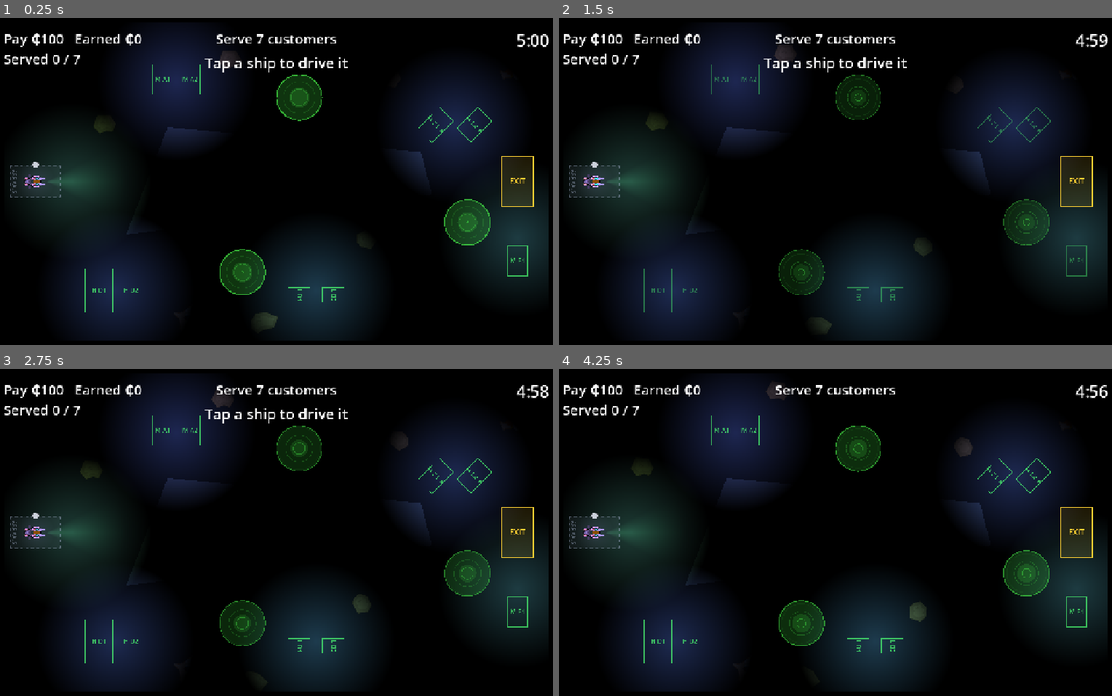
Above: before the commit, frames 1-4 (two rows, left to right).
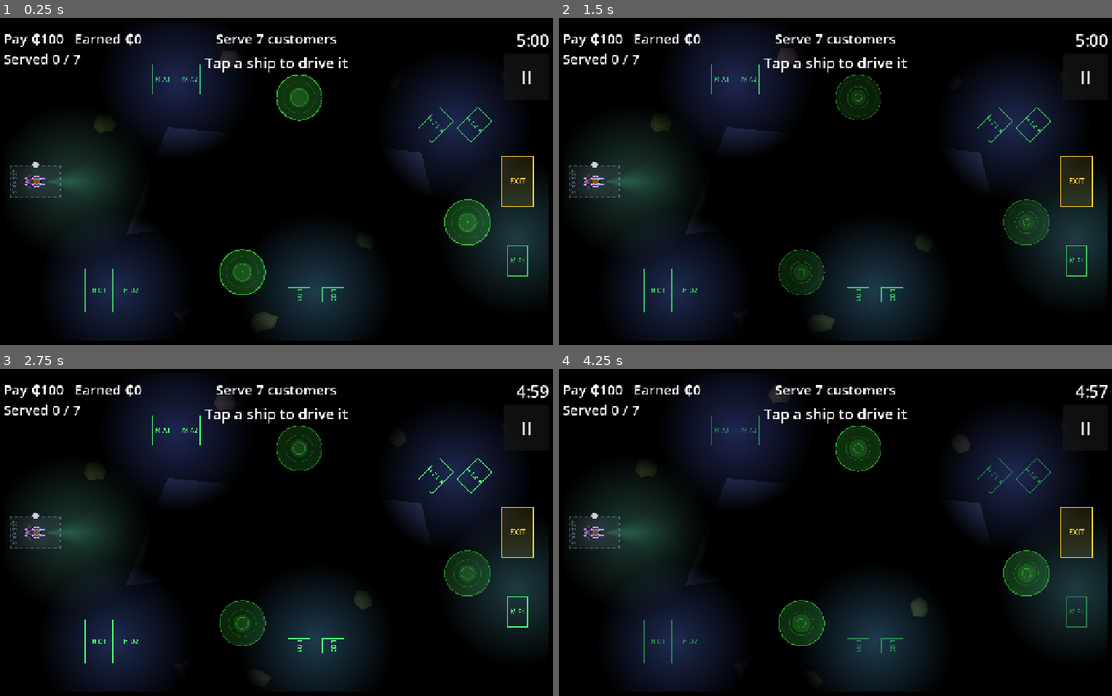
Above: after the commit, the same moments.

Repository: Ennius5/parkin-space
Game: Godot game, scene res://scenes/levels/Level03.tscn
Same seed, same stepped clock (60 frames per second), same inputs: the game is played once before the commit and once after it. This scene is started directly instead of the project's main scene. Sound files missing from this copy of the repository are replaced by a short silence.
Inputs (mouse positions are in pixels of both pictures, inside the frame that each line leads up to):
- Up to frame 1 (0.25 s): no input
- Up to frame 2 (1.5 s): click (1084, 76) at 0.5 s, where only the run after the commit has a clickable "II"; click (835, 122) at 1.25 s, where only the run after the commit has a clickable "Resume"
- Up to frame 3 (2.75 s): tap A (strafe_left) at 2 s; move the mouse to (248, 597) at 2.02 s; hold S (thrust_back) from 2.03 s (still down); hold R (stop_rotation) from 2.03 s (still down); click (248, 597) at 2.17 s
- Up to frame 4 (4.25 s): release S (thrust_back) at 2.75 s; release R (stop_rotation) at 2.75 s; tap A (strafe_left) at 2.75, 3.5 s; drag from (1012, 581) to (807, 597) at 2.77 s; move the mouse to (658, 483) at 3.52 s; hold Q (rotate_left) from 3.53 s (still down); hold R (stop_rotation) from 3.53 s (still down)

The runs differ from the first frame. In frame 1, less than 0.1% of the frame differs, in the area x 94-97%, y 16-21%; in frame 2, 0.7%; in frame 3, 0.6%; in frame 4, 1.0%, in the area x 13-100%, y 4-90%.

Commit message:
feat: pause menu with sound toggle
Co-Authored-By: Claude Opus 5.5 <noreply@anthropic.com>

Diff:
--- a/project.godot
+++ b/project.godot
@@ -12,6 +12,7 @@
 
 config/name="Parkin' Space"
 run/main_scene="res://scenes/ui/Title.tscn"
+config/quit_on_go_back=false
 config/features=PackedStringArray("4.7", "GL Compatibility")
 config/icon="res://icon.svg"
 
--- a/scripts/Level.gd
+++ b/scripts/Level.gd
@@ -9,6 +9,7 @@
 	Color(0.7, 0.4, 0.9), Color(0.95, 0.5, 0.15), Color(0.9, 0.9, 0.92), Color(0.2, 0.75, 0.8),
 ]
 const SHIP_SCENE := preload("res://scenes/actors/Ship.tscn")
+const LEVEL_SELECT := "res://scenes/ui/LevelSelect.tscn"
 const RESULT_SCENE := "res://scenes/ui/Result.tscn"
 const CRASH_COST := 15  # dents this costly crunch instead of clang
 const REQUEST_BONUS := 20  # for parking a special request in the space they asked for
@@ -61,6 +62,8 @@
 var _orphan_hint_shown := false
 var _request_indexes: Array[int] = []  # queue positions of customers with a special request
 var _request_hint_shown := false
+var last_pause_action := ""  # "restart" or "quit" when scene changes are off (tests)
+var _pause_menu := PauseMenu.new()
 var _flung_at: Dictionary = {}  # ship or asteroid -> msec it was last flung out of a black hole
 
 @onready var _spaces: Node2D = $Spaces
@@ -90,6 +93,12 @@
 	GameState.current_level = level_number
 	_hud.set_goal(goal_text)
 	_controls.done_pressed.connect(_on_done_pressed)
+	_pause_menu.name = "PauseMenu"
+	add_child(_pause_menu)
+	_hud.pause_pressed.connect(open_pause)
+	_pause_menu.resume_pressed.connect(close_pause)
+	_pause_menu.restart_pressed.connect(_on_pause_restart)
+	_pause_menu.quit_pressed.connect(_on_pause_quit)
 	_picker.picked.connect(_on_picked)
 	_lot_camera.make_current()
 	Sound.play_level_music()
@@ -267,6 +276,9 @@
 ## Lot view: a tap picks the one ship near it, or lists them when there's a choice.
 ## A tap while the list is open closes it.
 func _unhandled_input(event: InputEvent) -> void:
+	if event.is_action_pressed("ui_cancel"):  # Escape on desktop, like the back gesture
+		open_pause()
+		return
 	var touch := event as InputEventScreenTouch
 	if touch == null or not touch.pressed:
 		return
@@ -759,3 +771,47 @@
 			if c.wants_space == label and not c.parked_once:
 				space.set_pin(c.color())
 				break
+
+
+
+# --- Pause ---
+
+func open_pause() -> void:
+	if _ended or _pause_menu.is_open():
+		return
+	get_tree().paused = true
+	_pause_menu.open()
+	Sound.play("open")
+
+
+func close_pause() -> void:
+	if not _pause_menu.is_open():
+		return
+	_pause_menu.close()
+	get_tree().paused = false
+	Sound.play("close")
+
+
+## Android's back gesture opens the pause menu during a shift, and closes it again.
+func _notification(what: int) -> void:
+	if what == NOTIFICATION_WM_GO_BACK_REQUEST:
+		if _pause_menu.is_open():
+			close_pause()
+		else:
+			open_pause()
+
+
+func _on_pause_restart() -> void:
+	_pause_menu.close()
+	get_tree().paused = false
+	last_pause_action = "restart"
+	if change_scene_on_end:
+		get_tree().reload_current_scene()
+
+
+func _on_pause_quit() -> void:
+	_pause_menu.close()
+	get_tree().paused = false
+	last_pause_action = "quit"
+	if change_scene_on_end:
+		get_tree().change_scene_to_file(LEVEL_SELECT)
--- a/scripts/ui/HUD.gd
+++ b/scripts/ui/HUD.gd
@@ -1,6 +1,8 @@
 class_name HUD
 extends CanvasLayer
 ## In-level heads-up display: goal, shift timer, pay, customers served and short hints.
+
+signal pause_pressed
 
 var _hint_left := 0.0
 
@@ -9,6 +11,21 @@
 @onready var _pay: Label = %Pay
 @onready var _customers: Label = %Customers
 @onready var _hint: Label = %Hint
+
+
+func _ready() -> void:
+	var pause := Button.new()
+	pause.name = "PauseButton"
+	pause.text = "II"
+	pause.add_theme_font_size_override("font_size", 40)
+	pause.anchor_left = 1.0
+	pause.anchor_right = 1.0
+	pause.offset_left = -140.0
+	pause.offset_right = -40.0
+	pause.offset_top = 80.0
+	pause.offset_bottom = 180.0  # 100 x 100, under the timer: thumb-sized
+	pause.pressed.connect(func() -> void: pause_pressed.emit())
+	$Root.add_child(pause)
 
 
 func _process(delta: float) -> void:
--- /dev/null
+++ b/scripts/ui/PauseMenu.gd
@@ -0,0 +1,82 @@
+class_name PauseMenu
+extends CanvasLayer
+## Pause screen over a level: Resume, Restart, Sound on/off, Quit. Runs while the tree is paused.
+
+signal resume_pressed
+signal restart_pressed
+signal quit_pressed
+
+var _panel := Control.new()
+
+
+func _init() -> void:
+	layer = 20
+	process_mode = Node.PROCESS_MODE_ALWAYS
+
+
+func _ready() -> void:
+	_panel.set_anchors_preset(Control.PRESET_FULL_RECT)
+	add_child(_panel)
+	var dim := ColorRect.new()
+	dim.color = Color(0, 0, 0, 0.6)
+	dim.set_anchors_preset(Control.PRESET_FULL_RECT)
+	_panel.add_child(dim)
+	var center := CenterContainer.new()
+	center.set_anchors_preset(Control.PRESET_FULL_RECT)
+	_panel.add_child(center)
+	var box := VBoxContainer.new()
+	box.add_theme_constant_override("separation", 20)
+	center.add_child(box)
+	var title := Label.new()
+	title.text = "Paused"
+	title.horizontal_alignment = HORIZONTAL_ALIGNMENT_CENTER
+	title.add_theme_font_size_override("font_size", 48)
+	box.add_child(title)
+	_add_button(box, "Resume", "Resume").pressed.connect(func() -> void: resume_pressed.emit())
+	_add_button(box, "Restart", "Restart").pressed.connect(func() -> void: restart_pressed.emit())
+	_add_button(box, "SoundToggle", "").pressed.connect(_on_sound_pressed)
+	_add_button(box, "Quit", "Quit to Level Select").pressed.connect(func() -> void: quit_pressed.emit())
+	Sound.wire_clicks(self)
+	refresh_sound_label()
+	_panel.visible = false
+
+
+func _add_button(box: VBoxContainer, node_name: String, text: String) -> Button:
+	var b := Button.new()
+	b.name = node_name
+	b.text = text
+	b.custom_minimum_size = Vector2(420, 96)  # thumb-sized
+	b.add_theme_font_size_override("font_size", 32)
+	box.add_child(b)
+	b.owner = self
+	b.unique_name_in_owner = true
+	return b
+
+
+func open() -> void:
+	refresh_sound_label()
+	_panel.visible = true
+
+
+func close() -> void:
+	_panel.visible = false
+
+
+func is_open() -> bool:
+	return _panel.visible
+
+
+func refresh_sound_label() -> void:
+	(get_node("%SoundToggle") as Button).text = "Sound: On" if GameState.sound_on else "Sound: Off"
+
+
+func _on_sound_pressed() -> void:
+	Sound.set_sound_on(not GameState.sound_on)
+	refresh_sound_label()
+
+
+## Escape on desktop closes the menu, like the back gesture.
+func _unhandled_input(event: InputEvent) -> void:
+	if is_open() and event.is_action_pressed("ui_cancel"):
+		get_viewport().set_input_as_handled()
+		resume_pressed.emit()
--- /dev/null
+++ b/tests/test_pause.gd
@@ -0,0 +1,110 @@
+extends TestCase
+
+const TEST_SAVE := "user://test_pause_save.cfg"
+
+var _real_save := ""
+var _real_sound := true
+
+
+func _level() -> Level:
+	_real_save = GameState.save_path
+	_real_sound = GameState.sound_on
+	GameState.save_path = TEST_SAVE
+	var level: Level = load("res://scenes/levels/Level01.tscn").instantiate()
+	level.change_scene_on_end = false
+	tree.root.add_child(level)
+	await tree.process_frame
+	return level
+
+
+func _done(level: Level) -> void:
+	tree.paused = false
+	level.free()
+	GameState.save_path = _real_save
+	GameState.sound_on = _real_sound
+	Sound.apply_mute()
+
+
+func _menu(level: Level) -> PauseMenu:
+	return level.get_node("PauseMenu") as PauseMenu
+
+
+func test_pause_button_pauses_the_game() -> void:
+	var level := await _level()
+	(level.get_node("HUD") as HUD).pause_pressed.emit()
+	assert_true(tree.paused)
+	assert_true(_menu(level).is_open())
+	_menu(level).get_node("%Resume").pressed.emit()
+	assert_false(tree.paused)
+	assert_false(_menu(level).is_open())
+	_done(level)
+
+
+func test_hud_has_a_thumb_sized_pause_button() -> void:
+	var level := await _level()
+	var button := level.get_node("HUD").find_child("PauseButton", true, false) as Button
+	assert_true(button != null and button.text == "II")
+	if button:
+		assert_true(button.size.x >= 100.0 and button.size.y >= 100.0, str(button.size))
+	_done(level)
+
+
+func test_pause_freezes_the_shift_clock() -> void:
+	var level := await _level()
+	level.open_pause()
+	var left := level.ledger.time_left
+	for i in 30:
+		await tree.process_frame
+	assert_almost(level.ledger.time_left, left, 0.001)
+	level.close_pause()
+	for i in 30:
+		await tree.physics_frame
+	assert_true(level.ledger.time_left < left)
+	_done(level)
+
+
+func test_sound_toggle_in_pause() -> void:
+	var level := await _level()
+	GameState.sound_on = true
+	level.open_pause()
+	var toggle := _menu(level).get_node("%SoundToggle") as Button
+	_menu(level).refresh_sound_label()
+	assert_eq(toggle.text, "Sound: On")
+	toggle.pressed.emit()
+	assert_false(GameState.sound_on)
+	assert_eq(toggle.text, "Sound: Off")
+	_done(level)
+
+
+func test_back_toggles_pause() -> void:
+	var level := await _level()
+	level._notification(Node.NOTIFICATION_WM_GO_BACK_REQUEST)
+	assert_true(tree.paused)
+	level._notification(Node.NOTIFICATION_WM_GO_BACK_REQUEST)
+	assert_false(tree.paused)
+	_done(level)
+
+
+func test_no_pause_after_the_shift_ends() -> void:
+	var level := await _level()
+	level.end_level()
+	level.open_pause()
+	assert_false(tree.paused)
+	_done(level)
+
+
+func test_restart_and_quit_actions() -> void:
+	var level := await _level()
+	level.open_pause()
+	_menu(level).get_node("%Restart").pressed.emit()
+	assert_eq(level.last_pause_action, "restart")
+	assert_false(tree.paused)
+	level.open_pause()
+	_menu(level).get_node("%Quit").pressed.emit()
+	assert_eq(level.last_pause_action, "quit")
+	assert_false(tree.paused)
+	_done(level)
+
+
+func test_back_gesture_doesnt_quit_the_app() -> void:
+	assert_false(ProjectSettings.get_setting("application/config/quit_on_go_back", true))
Not shown, added: scripts/ui/PauseMenu.gd.uid
Not shown, added: tests/test_pause.gd.uid
